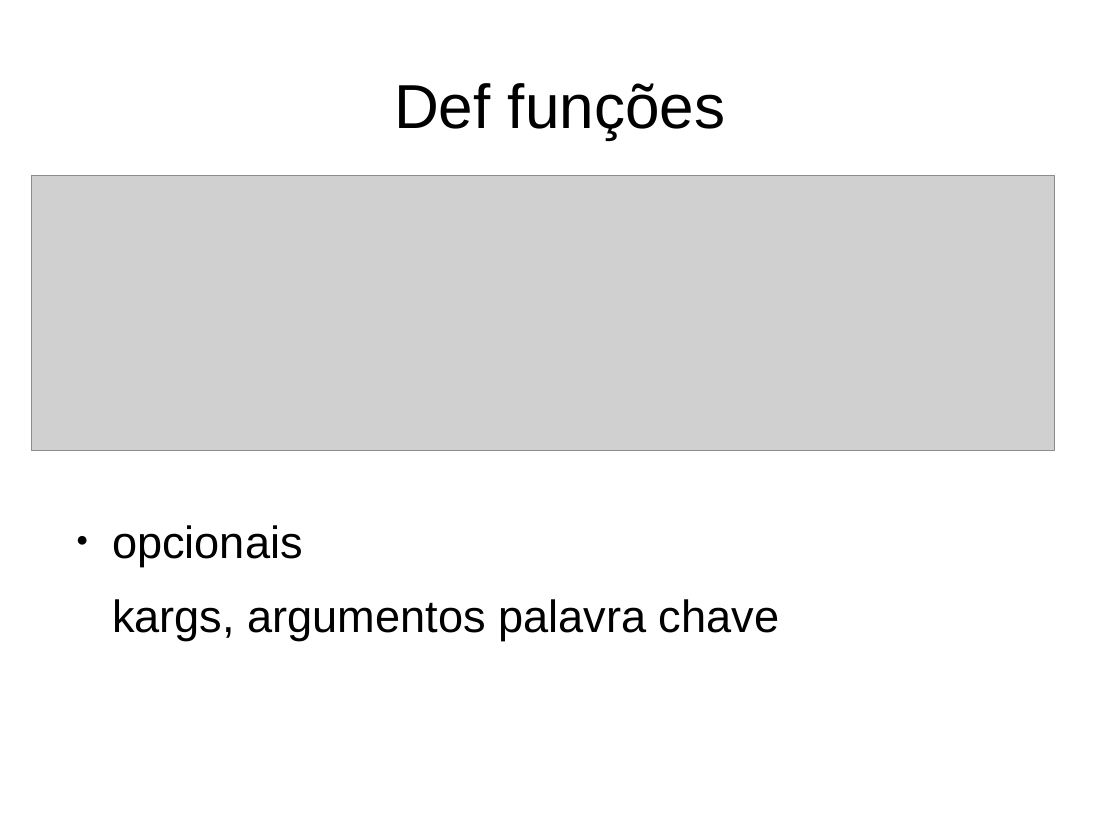
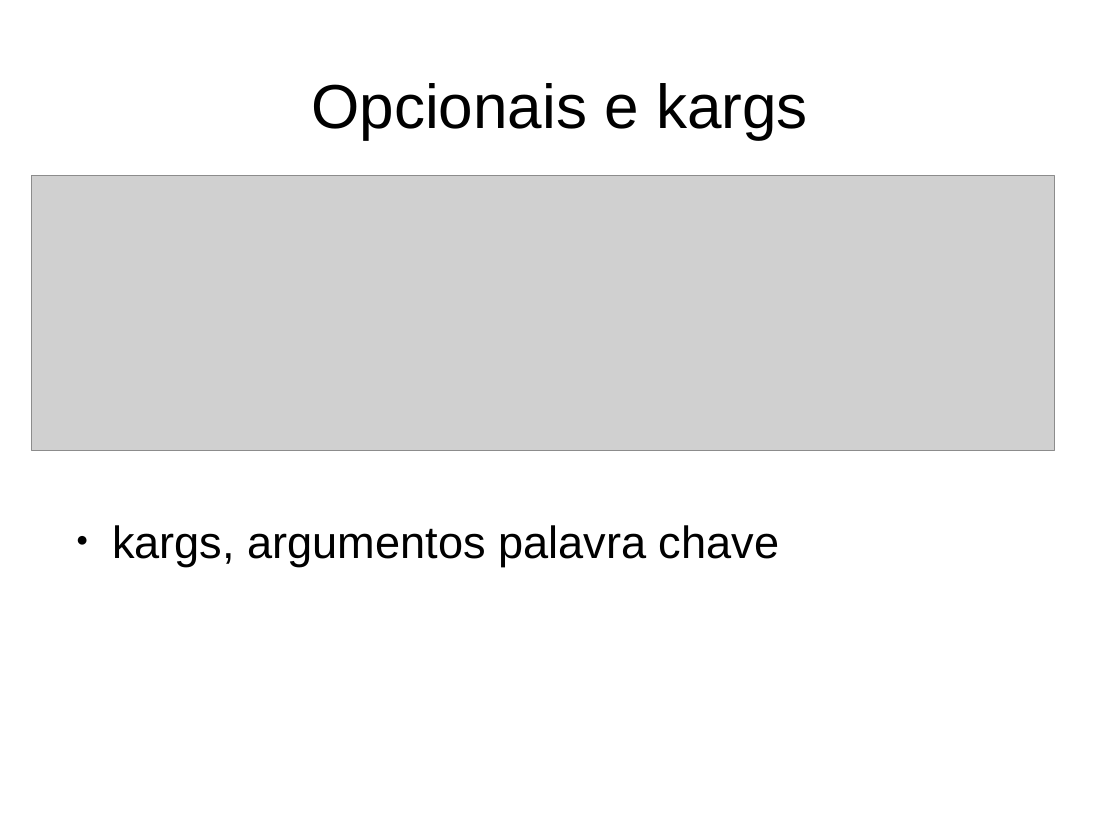
Before and after one commit to iurisegtovich/CursoSciPySEQ2018, a slide deck: slide 42 of source/curso_c2_logica_e_sintaxe.odp (slide 28 before the commit). Drawn at 1120x840 pixels with LibreOffice and Linux fonts; fonts in the diff are those of the drawing; grey boxes stand for pictures. Boxes give left, top, right and bottom in pixels: in the first picture for what was removed or moved away, otherwise in the second. Text is boxed around its words. In the diff, an @@ line names an element or a change of style, - is before the commit and + after.

```diff
--- a/source/curso_c2_logica_e_sintaxe.odp
+++ b/source/curso_c2_logica_e_sintaxe.odp
@@ title at (311,83,808,139): text changed @@
-Def funções
+Opcionais e kargs
@@ text "kargs, argumentos palavra chave" at (112,525,779,566): bullet none to ● @@
@@ text at (112,525,303,566): paragraph removed @@
-● opcionais
```
Also in this commit, not shown: 9 other slides changed, 22 slides added, 3 slides removed, 6 other files.
